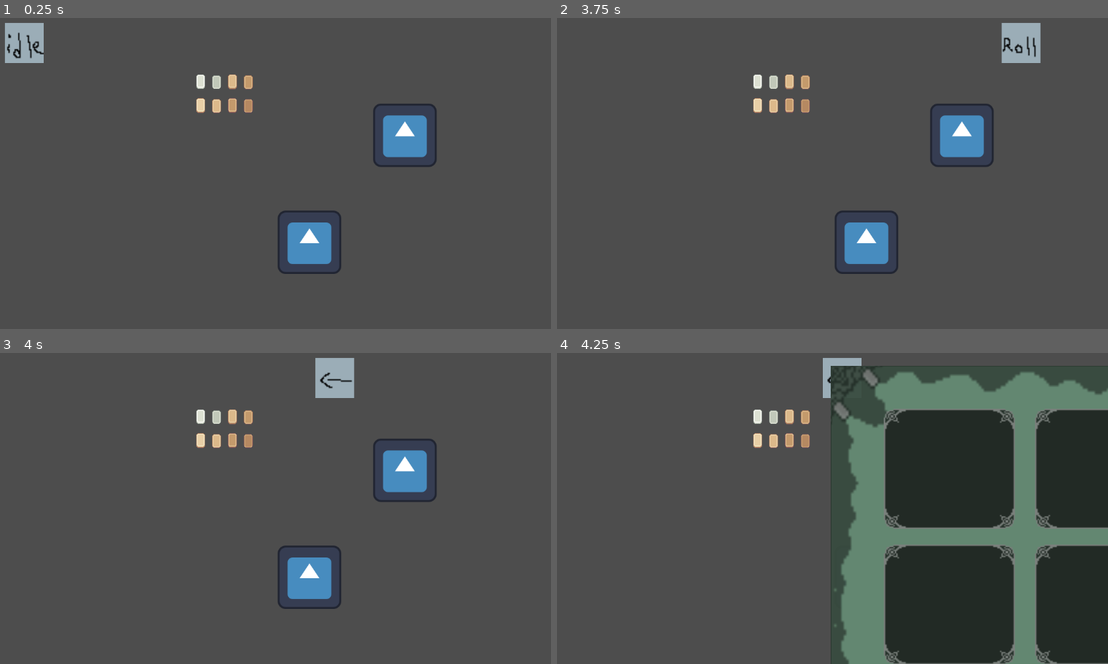
Above: before the commit, frames 1-4 (two rows, left to right).
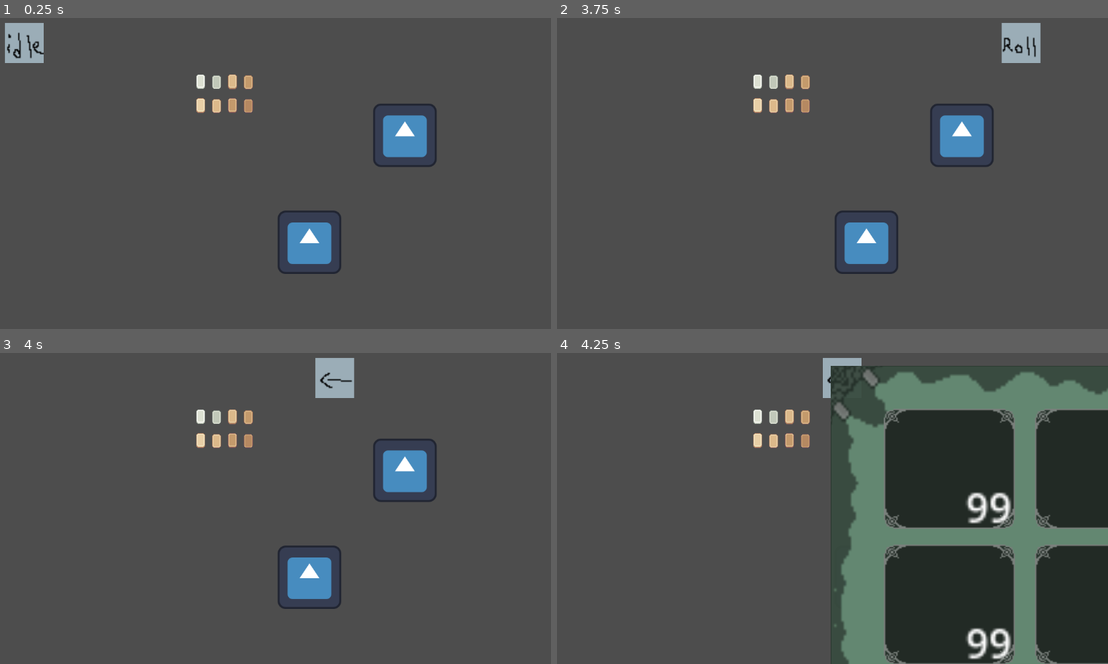
Above: after the commit, the same moments.

Repository: xern0/SleepyShrimpStudios-ChemicalCleanse
Game: Godot game, scene res://world.tscn
The game is run twice, just before and just after one commit, with the same random seed, the same clock (stepped at 60 frames per second) and the same inputs. This scene is started directly instead of the project's main scene. The engine's default icon, where the game draws it, is replaced by a stand-in: a white triangle on a blue panel in a dark square.
Inputs (mouse positions are in pixels of both pictures, inside the frame that each line leads up to):
- Up to frame 1 (0.25 s): no input
- Up to frame 2 (3.75 s): tap Enter at 0.5, 3.5 s; move the mouse to (948, 151) at 0.52 s; hold D (right) 0.53-1.25 s; hold E (interact) 0.53-1.25 s; click (948, 151) at 0.67 s; drag from (705, 185) to (959, 136) at 1.27 s; tap Space (roll) at 2, 3.6 s; move the mouse to (876, 98) at 2.02 s; hold D (right) 2.03-2.75 s; hold Shift (run) 2.03-2.75 s; drag from (793, 232) to (959, 136) at 2.77 s; move the mouse to (992, 217) at 3.52 s; hold A (left) from 3.53 s (still down)
- Up to frame 3 (4 s): keep holding A (left)
- Up to frame 4 (4.25 s): keep holding A (left); tap U (inventory) at 4.15 s

Frames 1-3 are identical in both runs. In frame 4, 1.1% of the frame differs, in the area x 74-83%, y 44-99%.

Commit message:
item stacking done but need more work

Diff:
--- a/chemical-cleanse/character_body_2d.gd
+++ b/chemical-cleanse/character_body_2d.gd
@@ -2,6 +2,8 @@
 @onready var fred: Sprite2D = $fred
 @onready var roll: Sprite2D = $roll
 @onready var collision_shape_2d: CollisionShape2D = $CollisionShape2D
+
+@export var inv:Inv
 
 
 const PLAYER_TEMP_DOWN = preload("uid://cdjwdydjod4i7")
@@ -63,3 +65,6 @@
 
 func _on_hurtbox_hurt() -> void:
 	pass # Replace with function body.
+
+func collect(item):
+	inv.insert(item)
--- a/chemical-cleanse/inv_ui_slots.gd
+++ b/chemical-cleanse/inv_ui_slots.gd
@@ -1,6 +1,7 @@
 extends Panel
 
 @onready var item_visual: Sprite2D = $CenterContainer/Panel/item_display
+@onready var amount_text: Label = $CenterContainer/Panel/Label
 
 var my_index: int = 0
 var inv: Inv = preload("res://assets/Items/playerinv.tres")
@@ -12,9 +13,12 @@
 func update(slot: InvSlot):
 	if !slot.item:
 		item_visual.visible = false
+		amount_text.visible = false
 	else:
 		item_visual.visible = true
 		item_visual.texture = slot.item.texture
+		amount_text.visible = true
+		amount_text.text = str(slot.amount)
 
 func _gui_input(event: InputEvent):
 	if event is InputEventMouseButton:
--- a/chemical-cleanse/inv_ui_slots.tscn
+++ b/chemical-cleanse/inv_ui_slots.tscn
@@ -31,3 +31,14 @@
 
 [node name="item_display" type="Sprite2D" parent="CenterContainer/Panel"]
 position = Vector2(-20, -20)
+
+[node name="Label" type="Label" parent="CenterContainer/Panel"]
+layout_mode = 0
+offset_left = 12.999992
+offset_top = 2.9999995
+offset_right = 31.999992
+offset_bottom = 26.0
+scale = Vector2(5, 5)
+text = "99"
+horizontal_alignment = 2
+vertical_alignment = 1
--- a/chemical-cleanse/inventory.gd
+++ b/chemical-cleanse/inventory.gd
@@ -7,13 +7,16 @@
 
 
 func insert(item: InvItem):
-	var empty = slots.filter(func(slot): return slot.item == null)
-	if !empty.is_empty():
-		empty[0].item = item
-		empty[0].amount = 1
+	var itemslots = slots.filter(func(slots): return slots.item == item)
+	if !itemslots.is_empty():
+		itemslots[0].amount += 1
+	else:
+		var emptyslots = slots.filter(func(slot): return slot.item == null)
+		if !emptyslots.is_empty():
+			emptyslots[0].item = item
+		emptyslots[0].amount = 1
 		emit_signal("update")
-	else:
-		print("Inventory full!")
+		#print("Inventory full!")
 
 func move(from_index: int, to_index: int):
 	if from_index == to_index:
